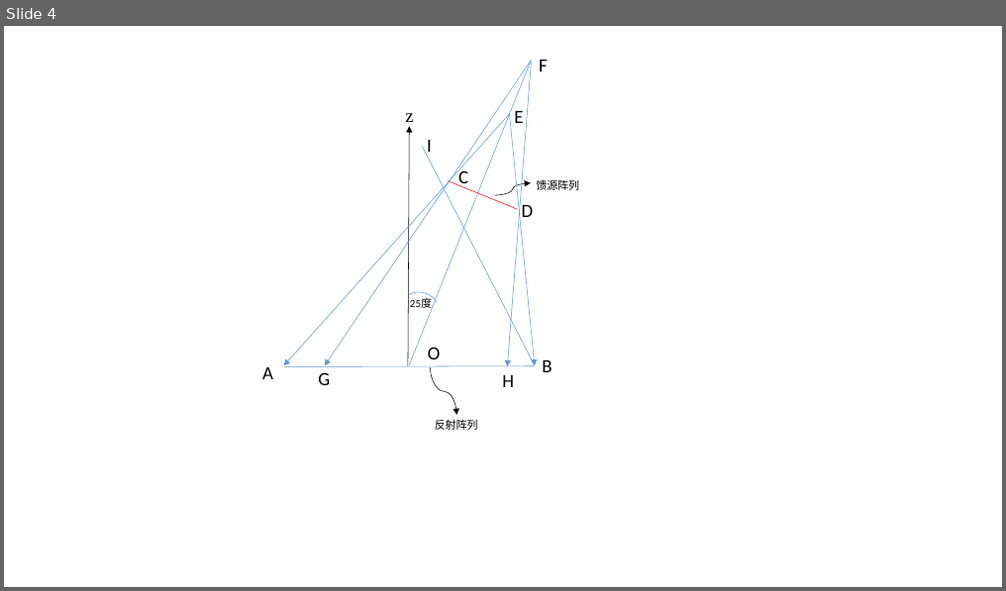
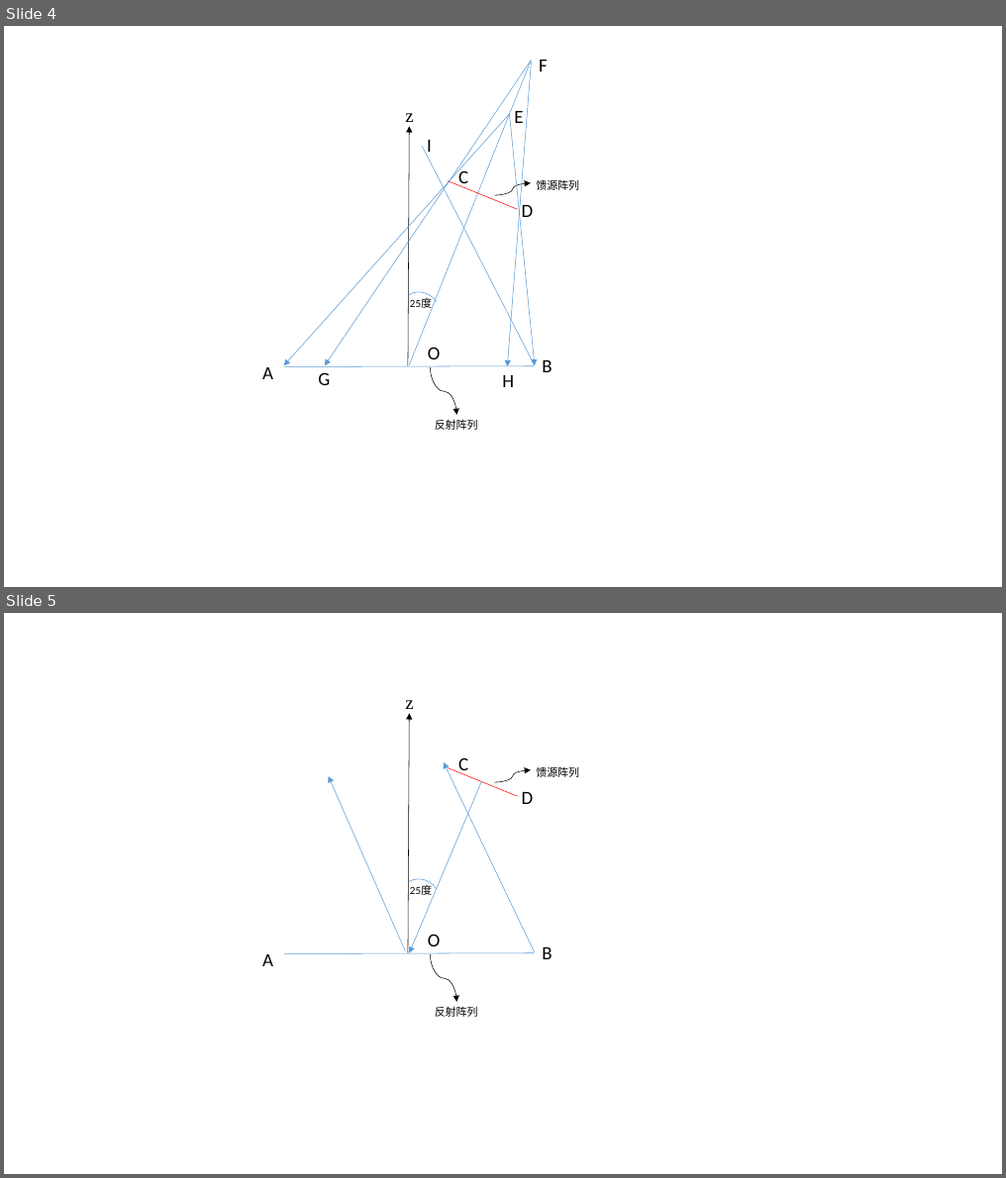
Before and after one commit to microstripantenna/paper, a slide deck: chapter3/chapter3.pptx. Shown one above the other, each under a label of ours: slide 4 before the commit, slides 4 and 5 after it. The pictures are 1006x591 and 1006x1178 pixels, drawn with LibreOffice and Linux fonts; fonts in the diff are those of the drawing. Boxes give left, top, right and bottom in pixels: in the first picture for what was removed or moved away, otherwise in the second. Text is boxed around its words. In the diff, an @@ line names an element or a change of style, - is before the commit and + after.

```diff
--- a/chapter3/chapter3.pptx
+++ b/chapter3/chapter3.pptx
@@ slide 5 added at (4,613,1002,1174), background #FFFFFF @@
@@ text added at (405,700,413,714), 18 pt, text #000000 @@
+z
@@ arrow added from (408, 954) to (409, 713), #000000 0.5 pt @@
@@ text added at (458,758,468,775), 18 pt, text #000000 @@
+C
@@ arrow added from (405, 952) to (328, 776), #5B9BD5 0.5 pt @@
@@ arrow added from (481, 782) to (409, 954), #5B9BD5 0.5 pt @@
@@ arrow added from (535, 953) to (444, 762), #5B9BD5 0.5 pt @@
@@ line added from (448, 768) to (518, 796), #FF0000 0.5 pt @@
@@ curved arrow added from (494, 782) to (531, 770), #000000 0.5 pt @@
@@ text added at (536,766,579,777), 10.5 pt, text #000000 @@
+馈源阵列
@@ text added at (522,792,534,804), 18 pt, text #000000 @@
+D
@@ arc (boxed as its full ellipse) added at (391,871,448,928), outline #5B9BD5 0.5 pt @@
@@ text added at (410,885,432,895), 10.5 pt, text #000000 @@
+25度
@@ text added at (428,934,441,947), 18 pt, text #000000 @@
+O
@@ text added at (262,955,273,966), 18 pt, text #000000 @@
+A
@@ line added from (285, 955) to (534, 954), #5B9BD5 0.5 pt @@
@@ curved arrow added from (430, 956) to (456, 1002), #000000 0.5 pt @@
@@ text added at (542,948,551,959), 18 pt, text #000000 @@
+B
@@ text added at (435,1006,478,1017), 10.5 pt, text #000000 @@
+反射阵列
```
Also in this commit, not shown: 9 other files.
